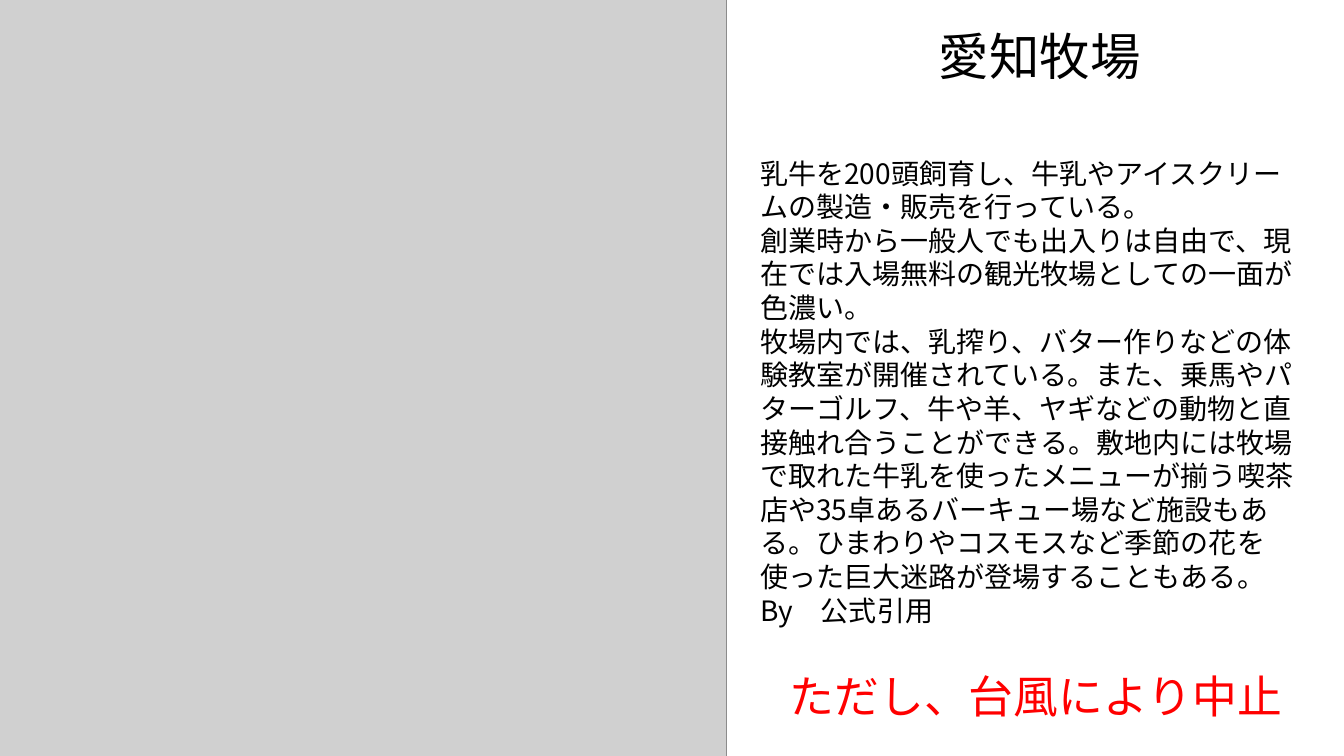
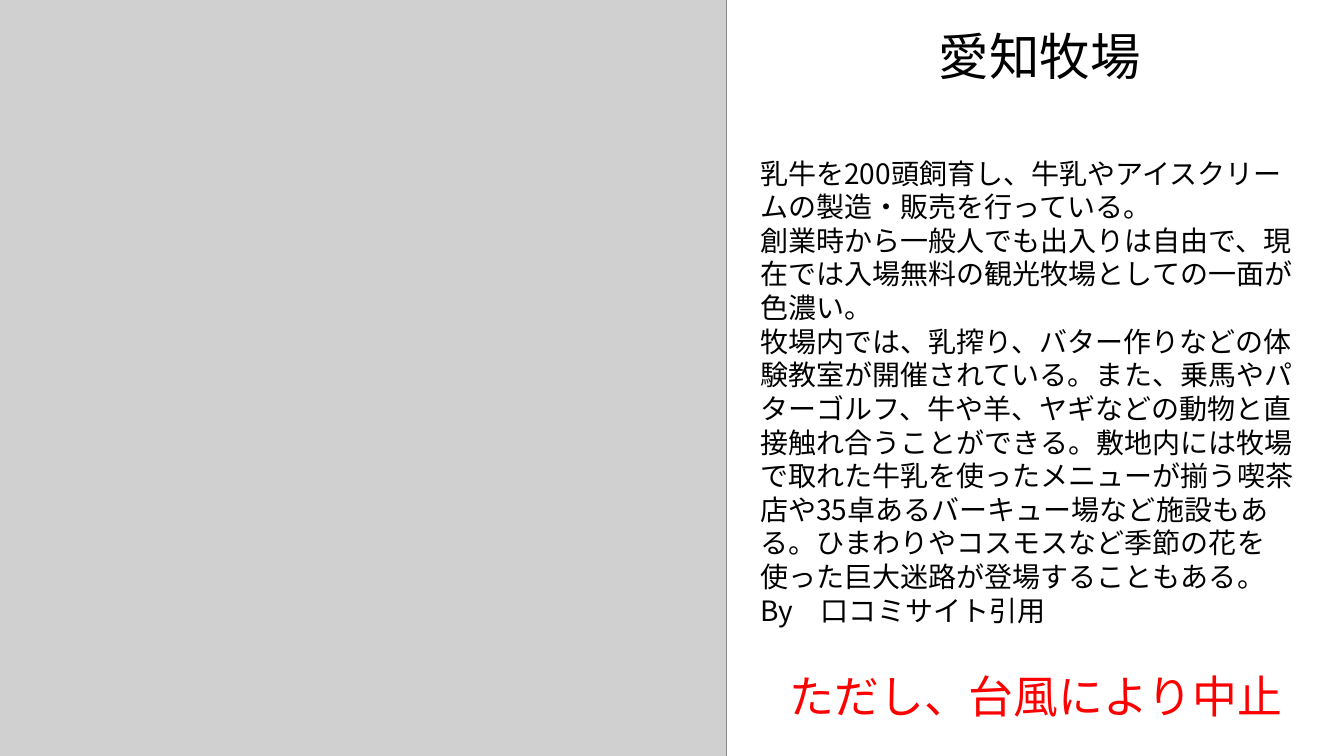
Before and after one commit to nkc20236093/kikaku, a slide deck: slide 4 of kikaku_2_夏休みのイベント/夏休みの体験.pptx. Drawn at 1344x756 pixels with LibreOffice and Linux fonts; fonts in the diff are those of the drawing; grey boxes stand for pictures. Boxes give left, top, right and bottom in pixels: in the first picture for what was removed or moved away, otherwise in the second. Text is boxed around its words. In the diff, an @@ line names an element or a change of style, - is before the commit and + after.

Commit message:
更新_夏休みのイベント

```diff
--- a/kikaku_2_夏休みのイベント/夏休みの体験.pptx
+++ b/kikaku_2_夏休みのイベント/夏休みの体験.pptx
@@ text at box(760, 597, 1045, 628): text changed @@
-By 公式引用
+By 口コミサイト引用
```
